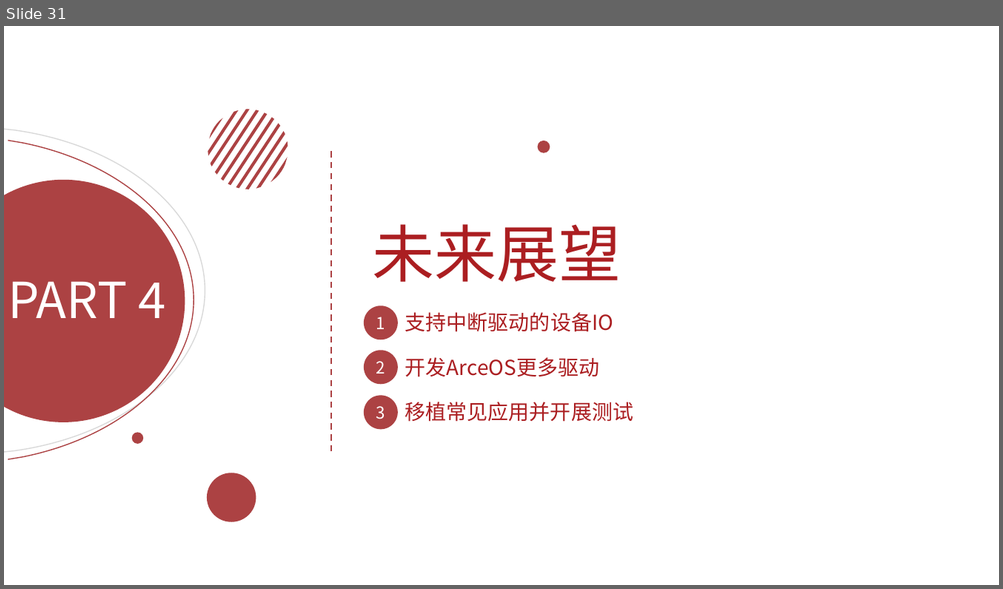
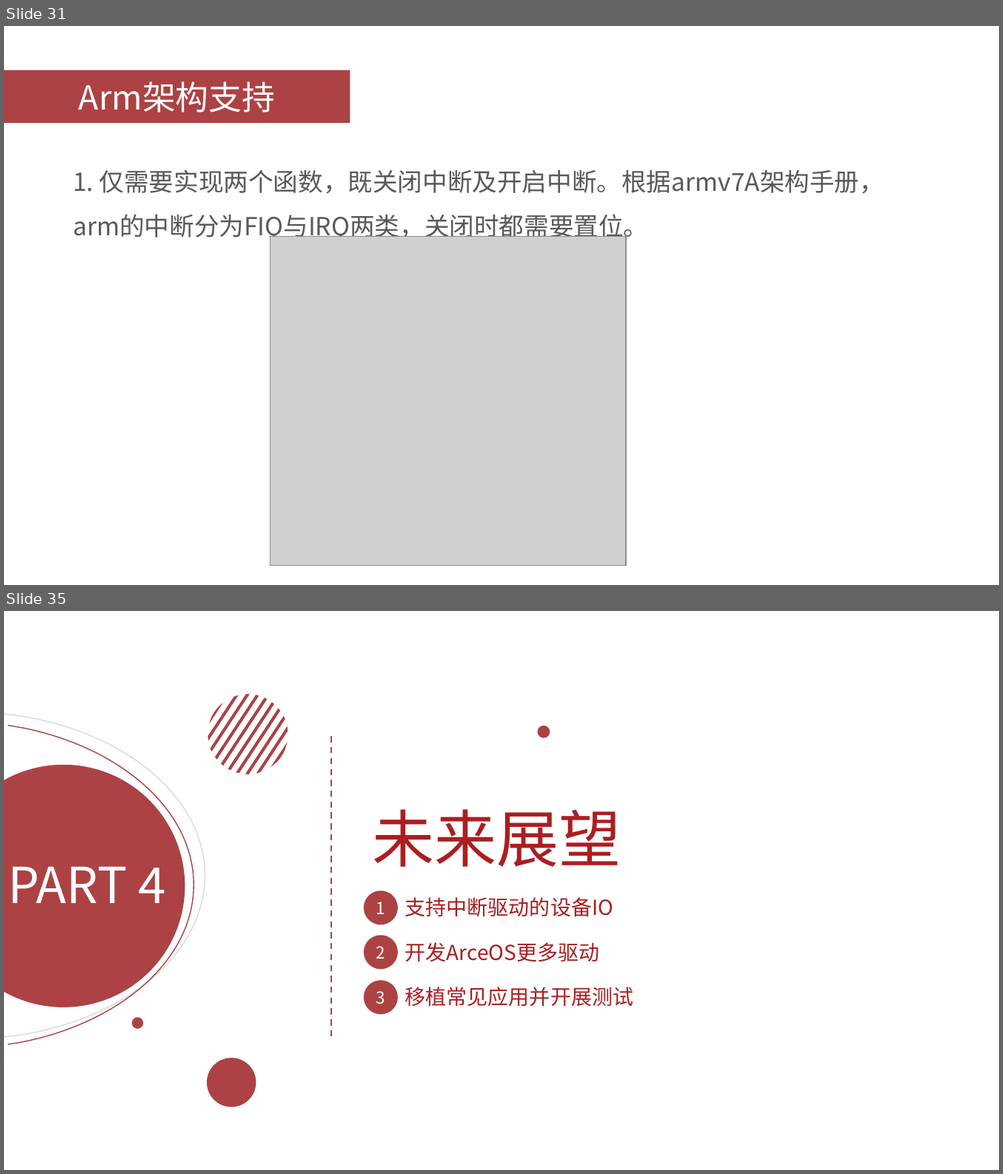
Before and after one commit to OSH-2023/Actus_Neopiritus, a slide deck: researches/结题汇报.pptx. Shown one above the other, each under a label of ours: slide 31 before the commit, slides 31 and 35 after it; the slides between them are not shown. The pictures are 1003x589 and 1003x1174 pixels, drawn with LibreOffice and Linux fonts; fonts in the diff are those of the drawing; grey boxes stand for pictures. Boxes give left, top, right and bottom in pixels: in the first picture for what was removed or moved away, otherwise in the second. Text is boxed around its words. In the diff, an @@ line names an element or a change of style, - is before the commit and + after.

```diff
--- a/researches/结题汇报.pptx
+++ b/researches/结题汇报.pptx
@@ slide 31 added at (4,26,999,585), background #FFFFFF @@
@@ rectangle added at (4,70,350,123), fill #AC4243, 32 pt, text #FFFFFF @@
+Arm架构支持
@@ text added at (73,170,884,243), 24 pt, text #595959 @@
+1. 仅需要实现两个函数，既关闭中断及开启中断。根据armv7A架构手册，arm的中断分为FIQ与IRQ两类，关闭时都需要置位。
@@ picture added at (270,236,626,566) @@
@@ what was slide 31 is now slide 35 @@
```
Also in this commit, not shown: 3 slides changed, 5 other slides added, 2 slides removed, 2 other files.
